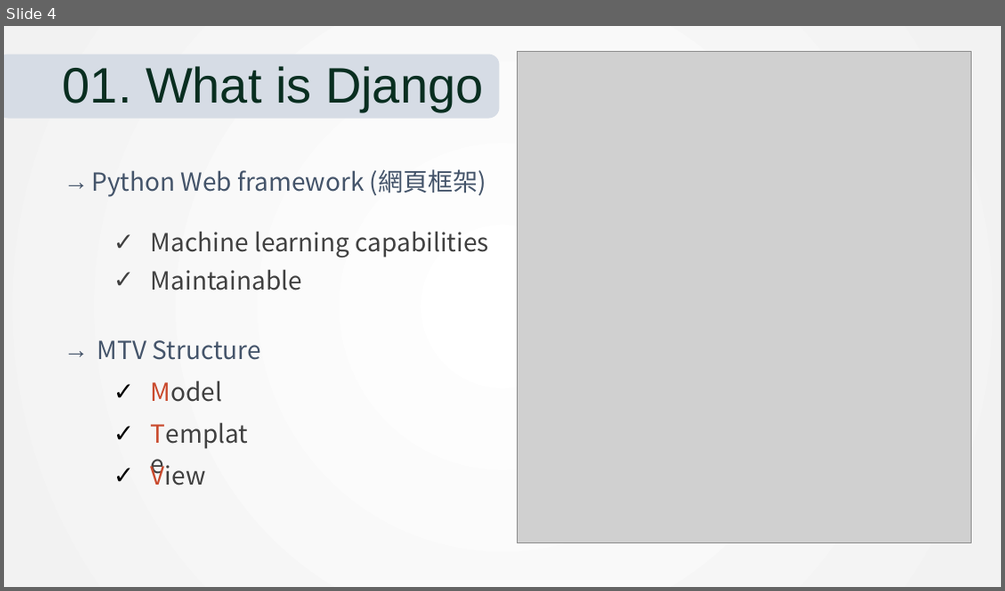
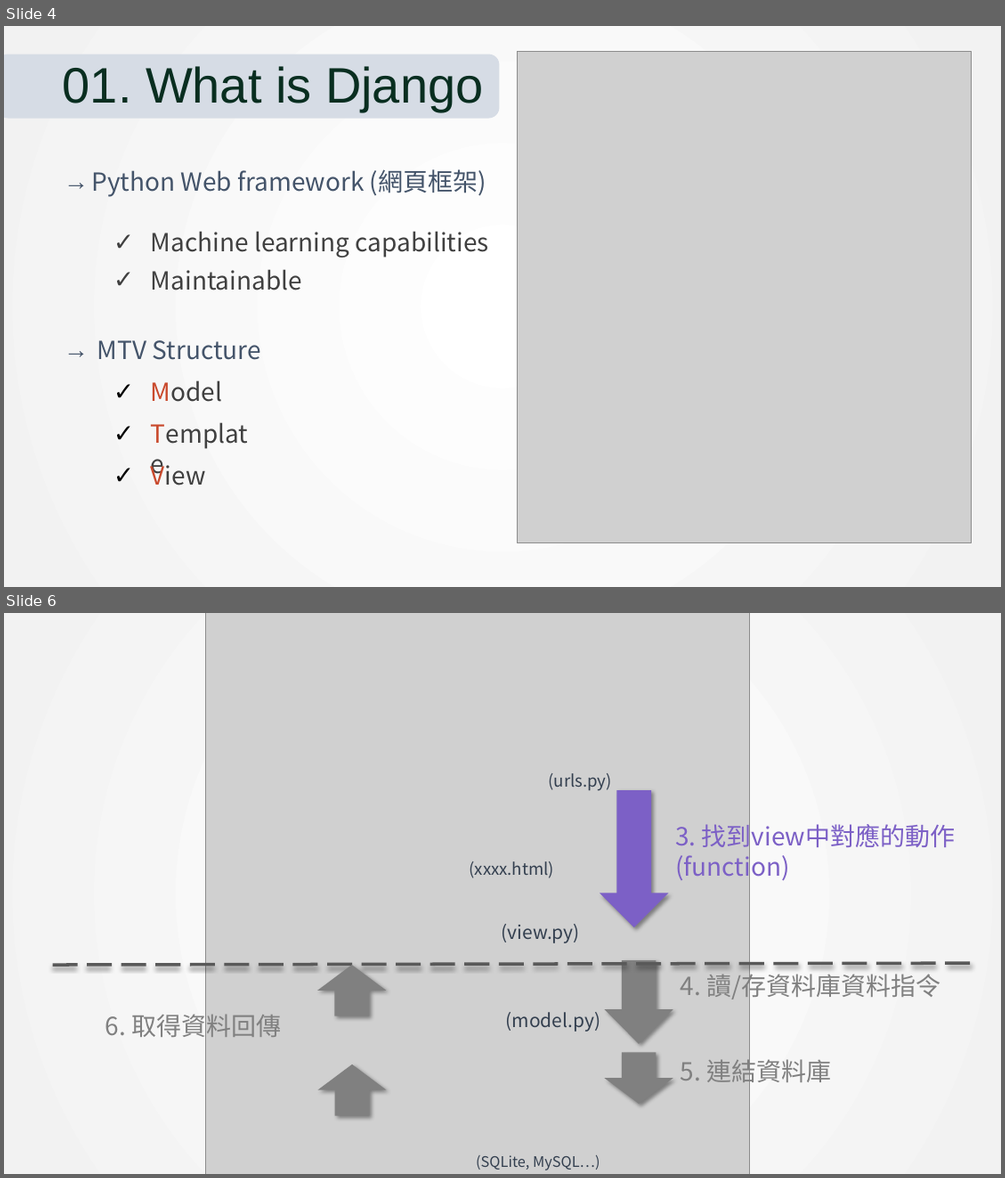
Before and after one commit to yao1222/bmi_app, a slide deck: Django.pptx. Shown one above the other, each under a label of ours: slide 4 before the commit, slides 4 and 6 after it; the slides between them are not shown. The pictures are 1005x591 and 1005x1178 pixels, drawn with LibreOffice and Linux fonts; fonts in the diff are those of the drawing; grey boxes stand for pictures. Boxes give left, top, right and bottom in pixels: in the first picture for what was removed or moved away, otherwise in the second. Text is boxed around its words. In the diff, an @@ line names an element or a change of style, - is before the commit and + after.

```diff
--- a/Django.pptx
+++ b/Django.pptx
@@ slide 6 added at bbox=[4, 613, 1001, 1174], background gradient #FFFFFF to #F2F2F2 @@
@@ picture added at bbox=[205, 613, 749, 1174] @@
@@ text added at bbox=[548, 773, 611, 791], 16 pt, text #333F50 @@
+(urls.py)
@@ down arrow added at bbox=[600, 790, 669, 927], fill #7C60C6 @@
@@ text added at bbox=[675, 820, 955, 883], 24 pt, text #7C60C6 @@
+3. 找到view中對應的動作
+(function)
@@ text added at bbox=[469, 861, 554, 878], 16 pt, text #333F50 @@
+(xxxx.html)
@@ text added at bbox=[502, 924, 580, 943], 18 pt, text #333F50 @@
+(view.py)
@@ line added from (53, 965) to (972, 963), #595959 3 pt dashed @@
@@ down arrow added at bbox=[317, 965, 386, 1016], fill #808080 @@
@@ down arrow added at bbox=[605, 960, 673, 1044], fill #808080 @@
@@ text added at bbox=[680, 970, 941, 1002], 24 pt, text #808080 @@
+4. 讀/存資料庫資料指令
@@ text added at bbox=[105, 1010, 281, 1042], 24 pt, text #808080 @@
+6. 取得資料回傳
@@ text added at bbox=[506, 1012, 601, 1031], 18 pt, text #333F50 @@
+(model.py)
@@ down arrow added at bbox=[317, 1064, 386, 1116], fill #808080 @@
@@ down arrow added at bbox=[605, 1052, 673, 1103], fill #808080 @@
@@ text added at bbox=[680, 1055, 832, 1087], 24 pt, text #808080 @@
+5. 連結資料庫
@@ text added at bbox=[476, 1155, 599, 1170], 14 pt, text #333F50 @@
+(SQLite, MySQL…)
```
Also in this commit, not shown: 9 slides changed, 11 other slides added, 6 slides removed.
